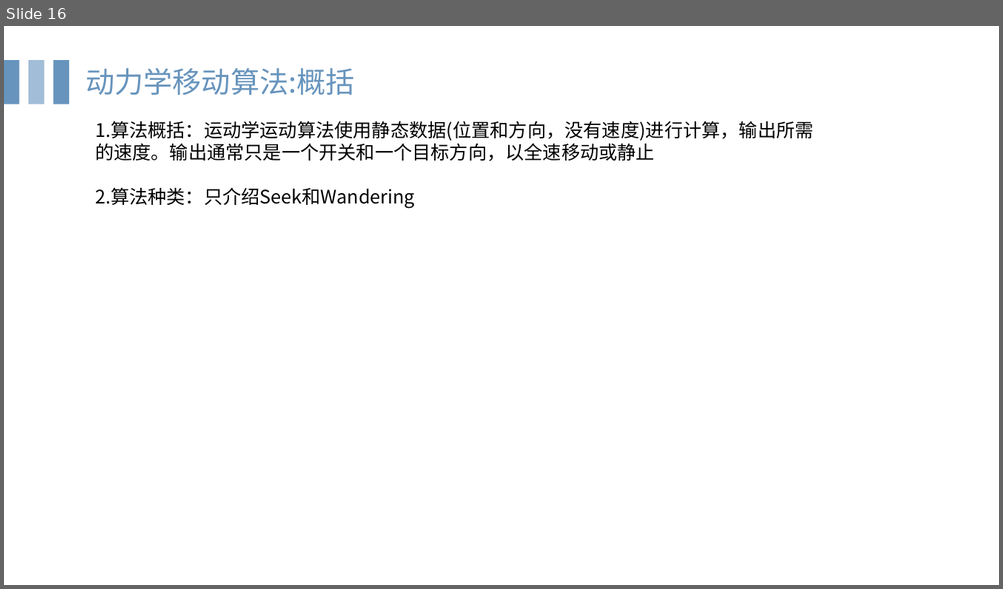
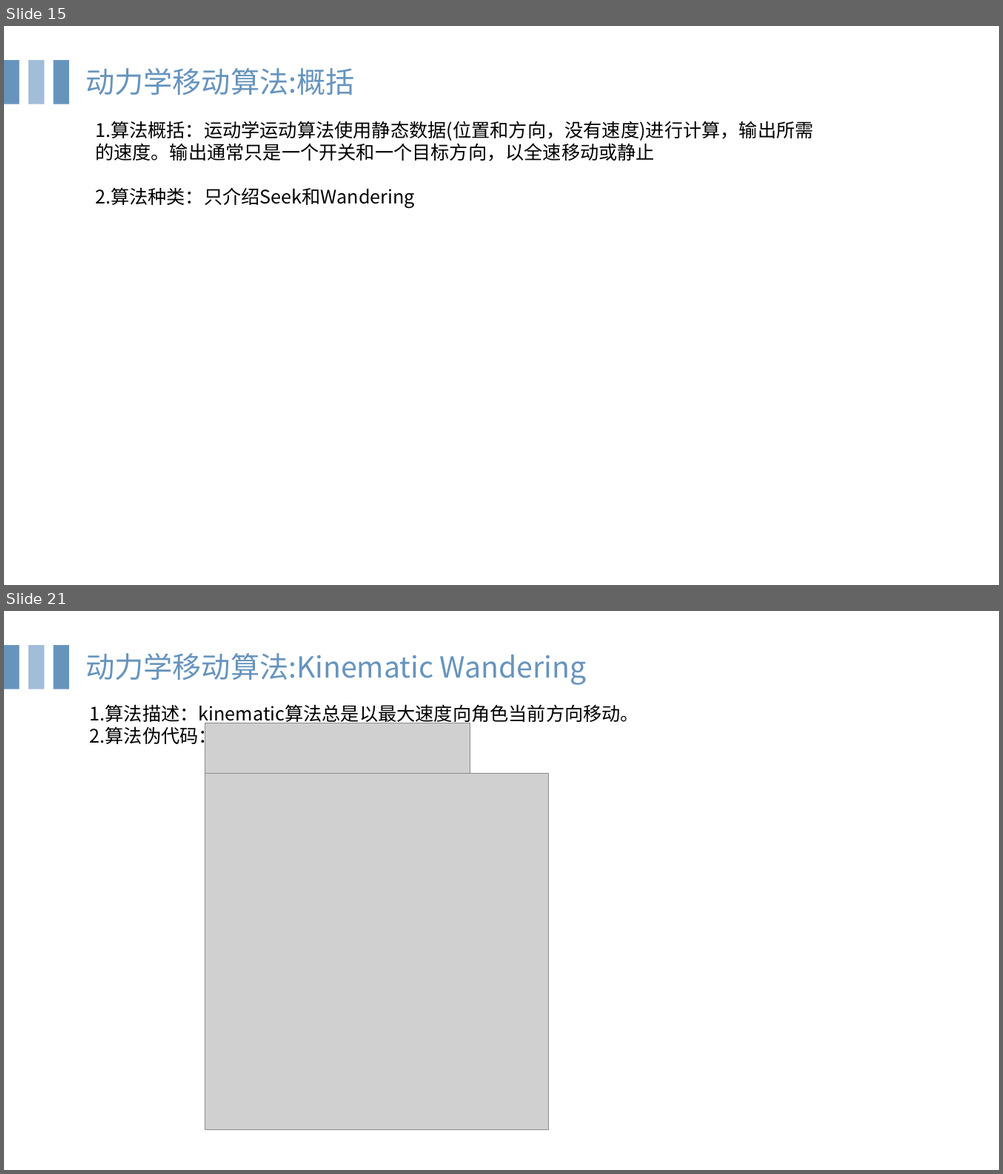
Before and after one commit to HongYD/AIForGames, a slide deck: MovementAI.pptx. Shown one above the other, each under a label of ours: slide 16 before the commit, slides 15 and 21 after it; the slides between them are not shown. The pictures are 1003x589 and 1003x1174 pixels, drawn with LibreOffice and Linux fonts; fonts in the diff are those of the drawing; grey boxes stand for pictures. Boxes give left, top, right and bottom in pixels: in the first picture for what was removed or moved away, otherwise in the second. Text is boxed around its words. In the diff, an @@ line names an element or a change of style, - is before the commit and + after.

```diff
--- a/MovementAI.pptx
+++ b/MovementAI.pptx
@@ slide 21 added at <box>4,611,999,1170</box>, background #FFFFFF @@
@@ rectangle added at <box>4,645,19,689</box>, fill #6794BD @@
@@ rectangle added at <box>28,645,44,689</box>, fill #A1BDD7 @@
@@ rectangle added at <box>54,645,69,689</box>, fill #6794BD @@
@@ text added at <box>85,653,586,685</box>, 28 pt, text #6794BD @@
+动力学移动算法:Kinematic Wandering
@@ text added at <box>90,704,639,747</box>, 18 pt, text #000000 @@
+1.算法描述：kinematic算法总是以最大速度向角色当前方向移动。
+2.算法伪代码：
@@ picture added at <box>205,723,469,774</box> @@
@@ picture added at <box>205,774,548,1130</box> @@
@@ what was slide 16 is now slide 15 @@
```
Also in this commit, not shown: 4 slides changed, 6 other slides added.
